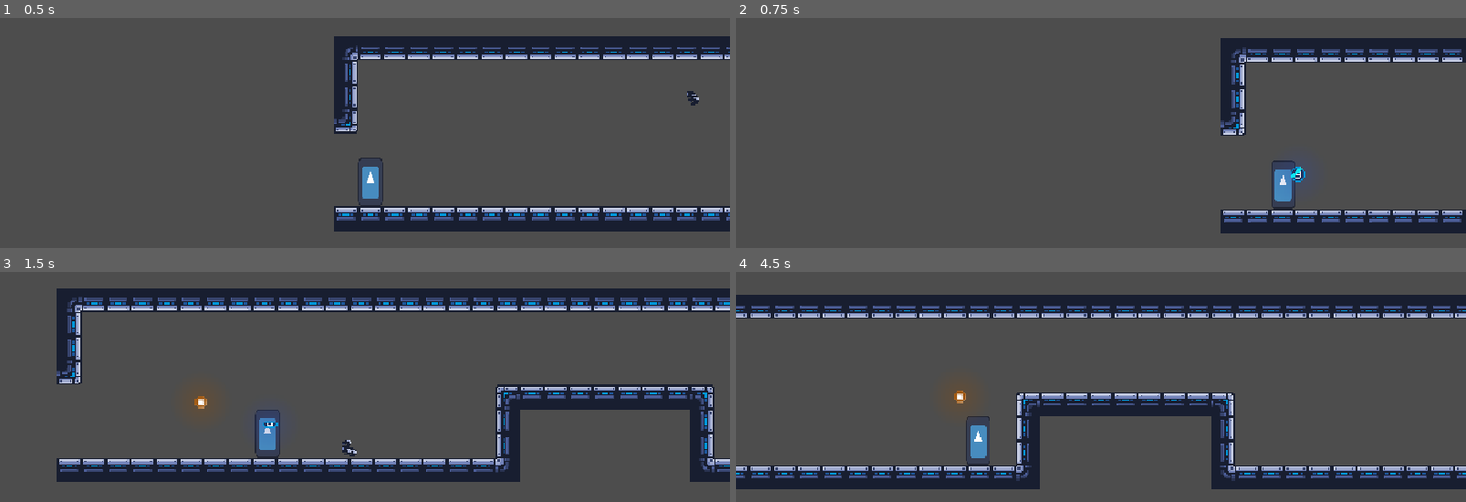
Above: before the commit, frames 1-4 (two rows, left to right).
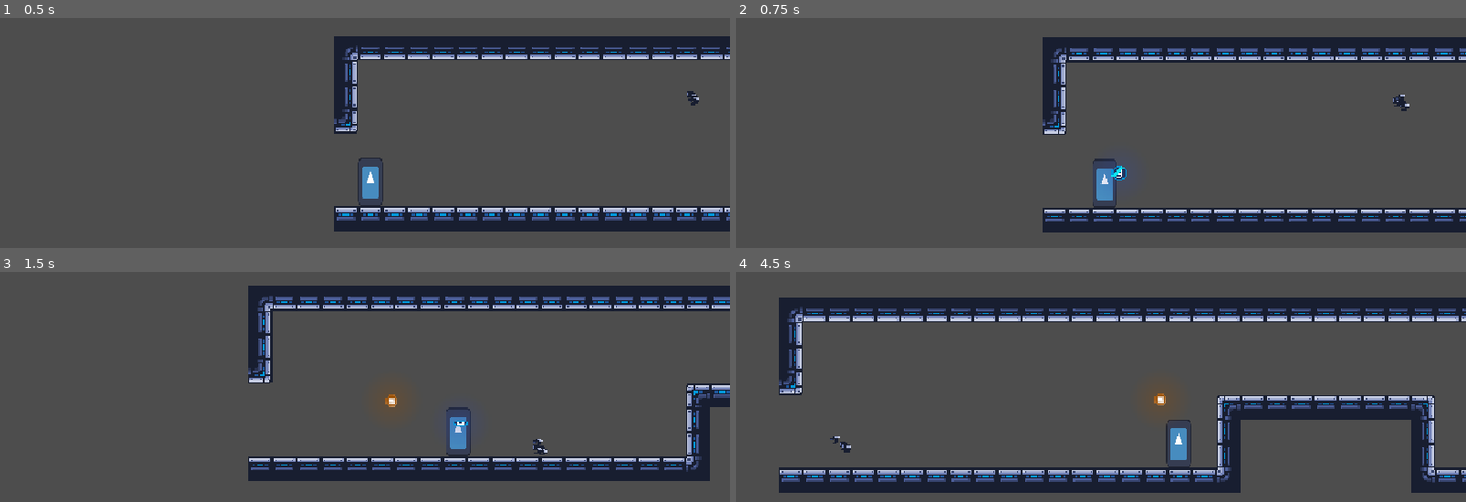
Above: after the commit, the same moments.

Repository: ygda-org/revolver
Game: Godot game, scene res://main/main.tscn
Same seed, same stepped clock (60 frames per second), same inputs: the game is played once before the commit and once after it. The engine's default icon, where the game draws it, is replaced by a stand-in: a white triangle on a blue panel in a dark square.
Inputs (mouse positions are in pixels of both pictures, inside the frame that each line leads up to):
- Up to frame 1 (0.5 s): no input
- Up to frame 2 (0.75 s): tap Enter (ui_accept) at 0.5 s; move the mouse to (1261, 128) at 0.52 s; hold D (right) from 0.53 s (still down); click (1261, 128) at 0.6 s
- Up to frame 3 (1.5 s): keep holding D (right); tap Space (jump) at 0.77 s; move the mouse to (219, 423) at 1.27 s; click (219, 423) at 1.35 s
- Up to frame 4 (4.5 s): tap Space (jump) at 1.52, 3.02, 3.77 s; move the mouse to (1174, 311) at 2.02 s; release D (right) at 2.03 s; hold A (left) 2.03-2.78 s; click (1174, 311) at 2.1 s; move the mouse to (1064, 483) at 2.77 s; hold D (right) 2.78-4.28 s; click (1064, 483) at 2.85 s; move the mouse to (1320, 465) at 3.52 s; click (1320, 465) at 3.6 s; move the mouse to (882, 341) at 4.27 s; hold A (left) from 4.28 s (still down); click (882, 341) at 4.35 s

Frame 1 is identical in both runs. In frame 2, 12% of the frame differs, in the area x 42-100%, y 8-94%; in frame 3, 22%; in frame 4, 26%, in the area x 0-100%, y 9-97%.

Commit message:
qfqfwferw

Diff:
--- a/player/camera_2d.gd
+++ b/player/camera_2d.gd
@@ -8,11 +8,11 @@
 var noise_height = 0
 
 func _ready():
-	noise.seed = randi()
+	noise.seed = 1042314
 
 func _process(delta):
 	if trauma:
-		trauma = clampf(trauma-trauma_decay*delta, 0, 3)
+		trauma = clampf(trauma-trauma_decay*delta, 0, 2)
 		shake()
 	else:
 		offset = offset.lerp(target_offset, delta*20)
@@ -23,6 +23,6 @@
 
 func shake():
 	var strength = pow(trauma, 2.5)
-	noise_height += 15
+	noise_height += 1
 	offset.x = target_offset.x + max_shake.x * strength * noise.get_noise_2d(noise.seed*2,noise_height)
 	offset.y = target_offset.y + max_shake.y * strength * noise.get_noise_2d(noise.seed*3,noise_height)
--- a/player/player.tscn
+++ b/player/player.tscn
@@ -68,7 +68,7 @@
 one_shot = true
 
 [node name="ShotCD" type="Timer" parent="." unique_id=2111399264]
-wait_time = 0.13
+wait_time = 0.16
 one_shot = true
 
 [node name="DashDur" type="Timer" parent="." unique_id=597392993]
